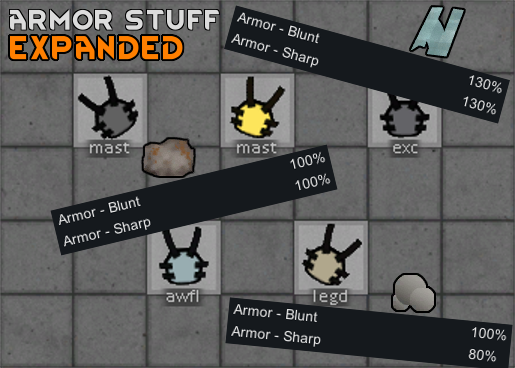
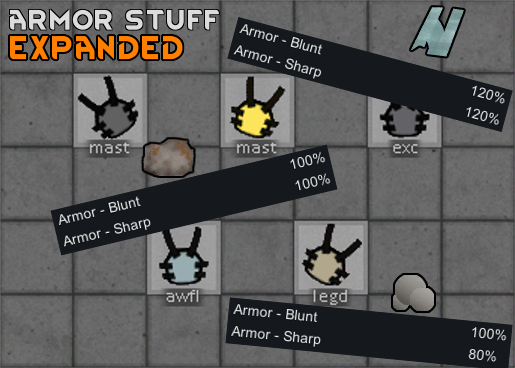
Revision of a layered (515, 368) image; what changed, layer by layer:
painted on "Armor Properties" over [left=224, top=5, right=513, bottom=132]
